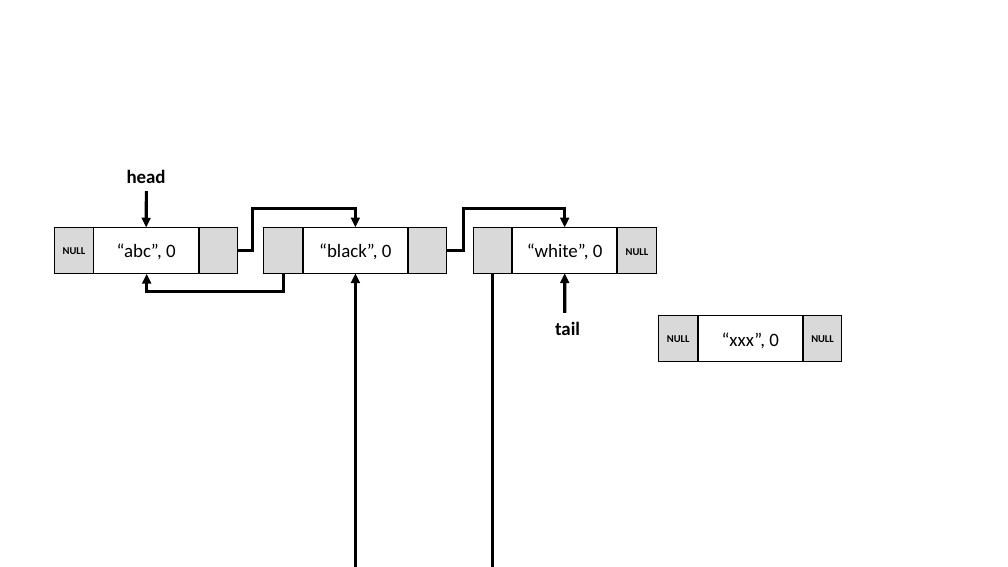
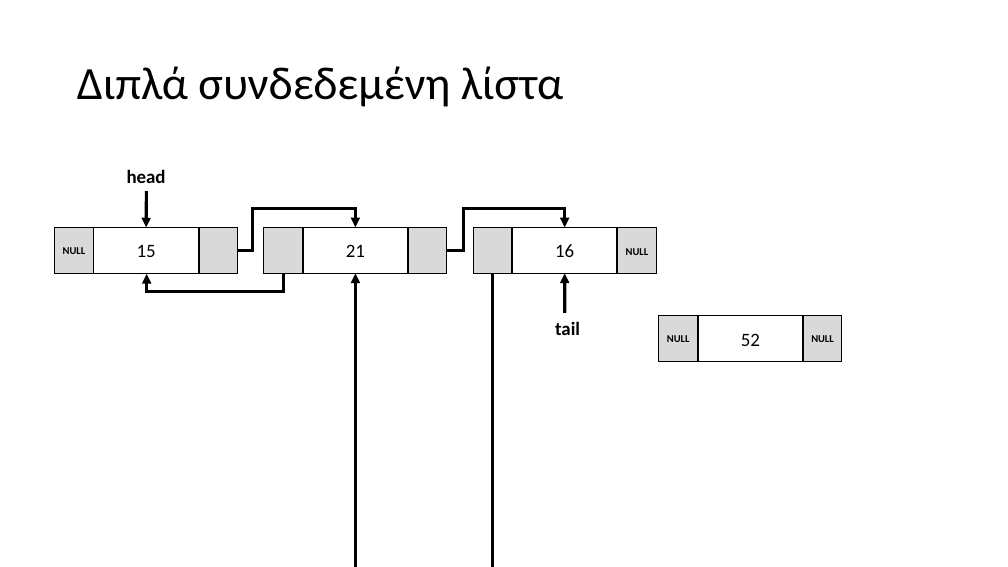
Before and after one commit to chgogos/oop, a slide deck: slide 5 of various/linked_list.pptx. Drawn at 1008x567 pixels with LibreOffice and Linux fonts; fonts in the diff are those of the drawing. Boxes give left, top, right and bottom in pixels: in the first picture for what was removed or moved away, otherwise in the second. Text is boxed around its words. In the diff, an @@ line names an element or a change of style, - is before the commit and + after.

```diff
--- a/various/linked_list.pptx
+++ b/various/linked_list.pptx
@@ title added at (x1=77, y1=66, x2=564, y2=107), 44 pt, text #000000 @@
+Διπλά συνδεδεμένη λίστα
@@ text in rectangle at (x1=137, y1=245, x2=156, y2=257): text changed @@
-“abc”, 0
+15
@@ text in rectangle at (x1=346, y1=244, x2=365, y2=257): text changed @@
-“black”, 0
+21
@@ text in rectangle at (x1=555, y1=244, x2=574, y2=257): text changed @@
-“white”, 0
+16
@@ text in rectangle at (x1=741, y1=333, x2=760, y2=346): text changed @@
-“xxx”, 0
+52
```
Also in this commit, not shown: 4 other files.
